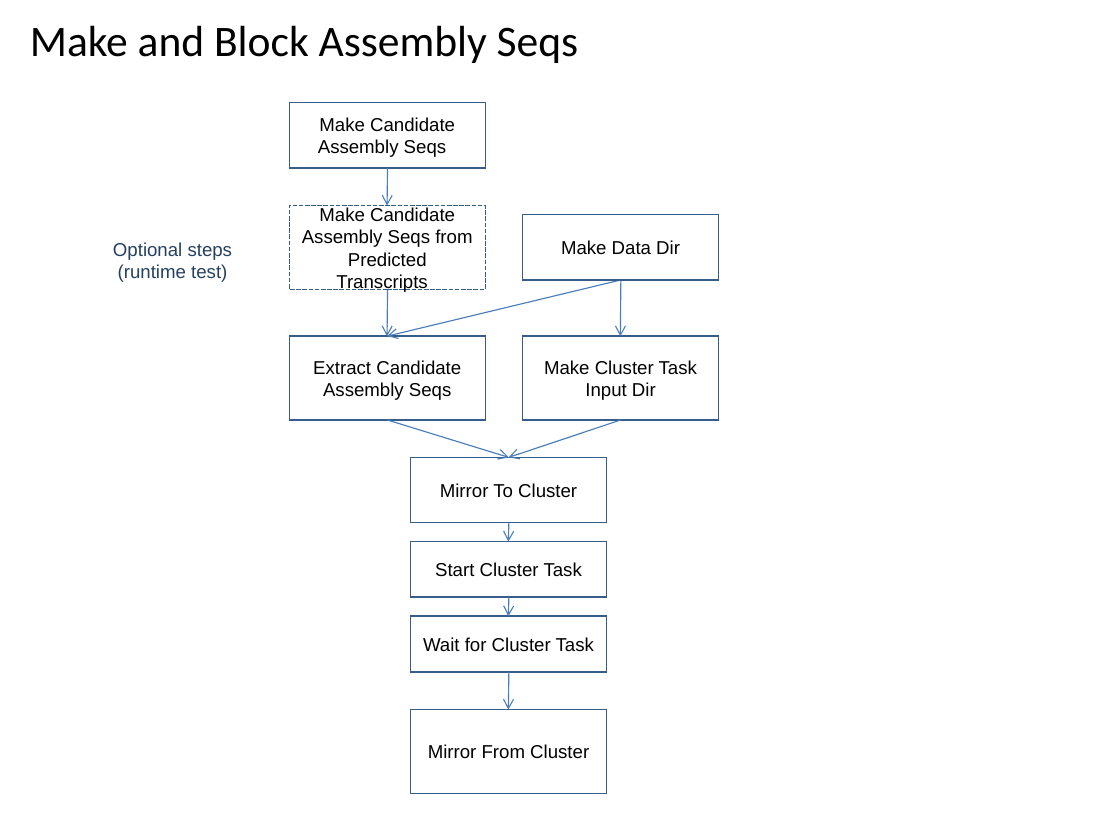
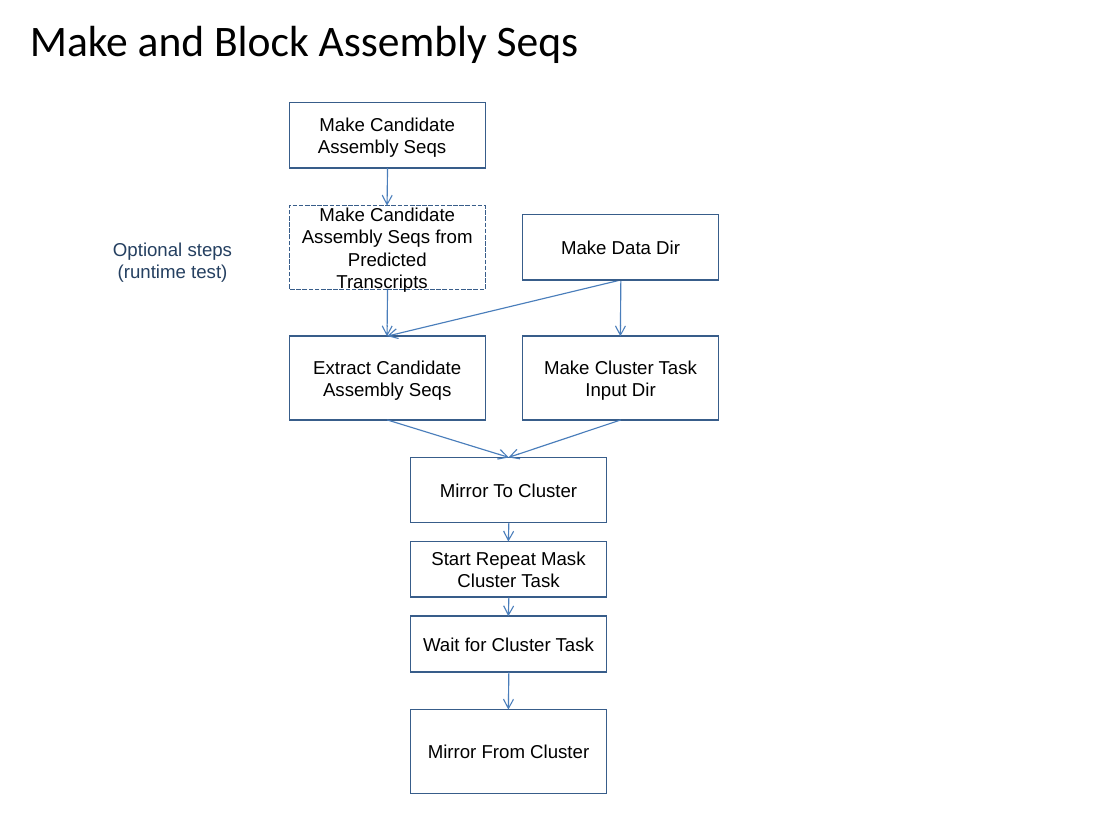
Before and after one commit to VEuPathDB/ApiCommonWorkflow, a slide deck: slide 20 of Main/doc/IntegratedWorkflow.ppt (slide 19 before the commit). Drawn at 1120x840 pixels with LibreOffice and Linux fonts; fonts in the diff are those of the drawing. Boxes give left, top, right and bottom in pixels: in the first picture for what was removed or moved away, otherwise in the second. Text is boxed around its words. In the diff, an @@ line names an element or a change of style, - is before the commit and + after.

```diff
--- a/Main/doc/IntegratedWorkflow.ppt
+++ b/Main/doc/IntegratedWorkflow.ppt
@@ text in rectangle at [431,551,586,588]: text changed @@
-Start Cluster Task
+Start Repeat Mask Cluster Task
```
Also in this commit, not shown: 11 other slides changed, 3 slides added, 2 slides removed.
